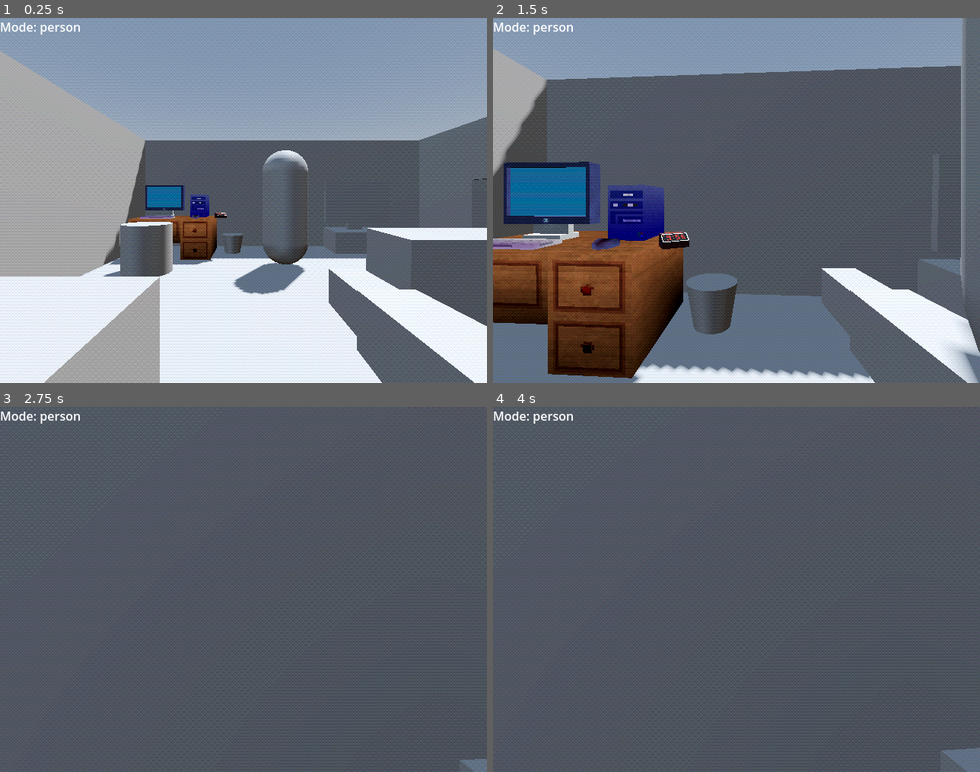
Above: before the commit, frames 1-4 (two rows, left to right).
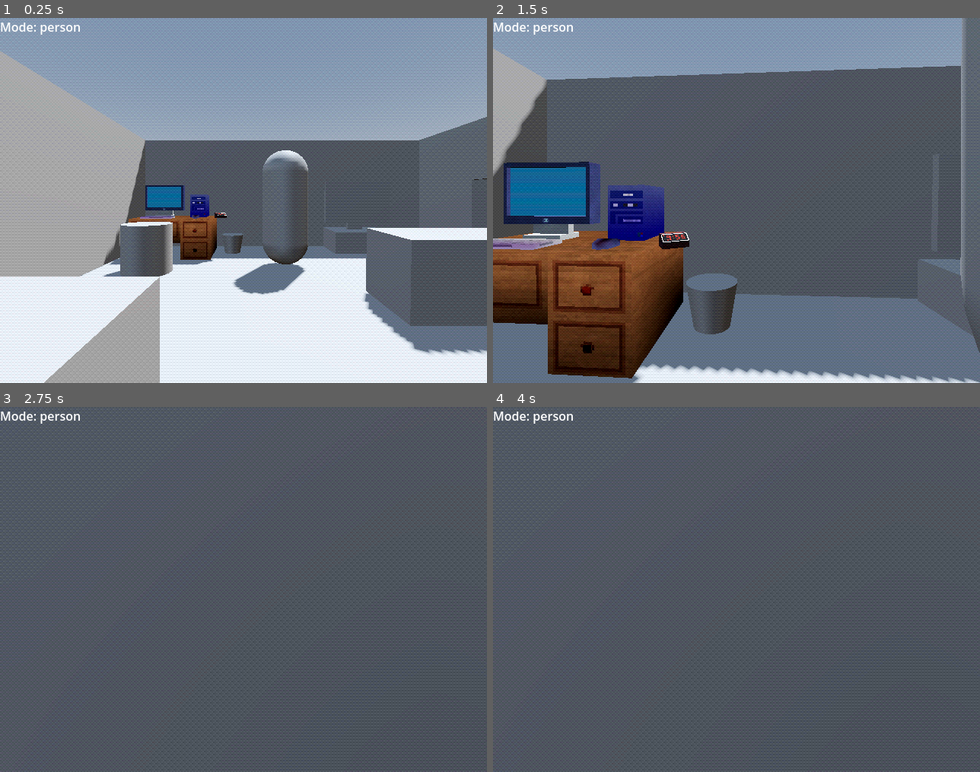
Above: after the commit, the same moments.

Repository: chrisguayara/horror_online
Game: Godot game, scene res://scenes/main.tscn
Two runs of this game, one before a commit and one after it. Both use one fixed random seed, a clock stepped at 60 frames per second and the inputs below.
Inputs (mouse positions are in pixels of both pictures, inside the frame that each line leads up to):
- Up to frame 1 (0.25 s): no input
- Up to frame 2 (1.5 s): move the mouse to (760, 200) at 0.52 s; hold W (up) from 0.53 s (still down); tap E (interact) at 0.6, 1.35 s; tap Space (jump) at 0.77 s; move the mouse to (712, 200) at 1.27 s
- Up to frame 3 (2.75 s): keep holding W (up); tap Space (jump) at 1.52 s; move the mouse to (253, 582) at 2.02 s; tap E (interact) at 2.1 s
- Up to frame 4 (4 s): keep holding W (up); tap Enter at 2.75 s; move the mouse to (731, 596) at 2.77 s; tap E (interact) at 2.85, 3.6 s; tap Space (jump) at 3.02, 3.5, 3.77 s; move the mouse to (775, 593) at 3.52 s

The runs differ from the first frame. In frame 1, 6.1% of the frame differs, in the area x 67-100%, y 68-100%; in frame 2, 6.1%; in frame 3, 0.1%; in frame 4, 0.3%.
Error before the commit: Parse Error: Cannot get return value of call to "show()" because it returns "void". (res://scenes/inventoryinhand.gd:13)

Commit message:
properInventoryAdditions

Diff:
--- a/scenes/remington.tscn
+++ b/scenes/inWorld/remington.tscn
@@ -1,4 +1,6 @@
-[gd_scene load_steps=3 format=3 uid="uid://bla1psyhvad2d"]
+[gd_scene load_steps=4 format=3 uid="uid://bla1psyhvad2d"]
+
+[ext_resource type="Script" uid="uid://cfuwmepvmv7xp" path="res://scenes/remingtonActive.gd" id="1_0dg32"]
 
 [sub_resource type="BoxMesh" id="BoxMesh_ifkkn"]
 size = Vector3(1, 0.25, 0.25)
@@ -6,10 +8,11 @@
 [sub_resource type="BoxMesh" id="BoxMesh_i5cr4"]
 size = Vector3(0.8, 0.2, 0.2)
 
-[node name="Remington" type="Node3D"]
-transform = Transform3D(-4.37114e-08, 0, 1, 0, 1, 0, -1, 0, -4.37114e-08, 0, 0, 0)
+[node name="RemingtonInHand" type="Node3D"]
+script = ExtResource("1_0dg32")
 
 [node name="Meshes" type="Node3D" parent="."]
+transform = Transform3D(-4.37114e-08, 0, 1, 0, 1, 0, -1, 0, -4.37114e-08, 0, 0, 0)
 
 [node name="maincenter" type="MeshInstance3D" parent="Meshes"]
 mesh = SubResource("BoxMesh_ifkkn")
--- a/scenes/inventoryinhand.gd
+++ b/scenes/inventoryinhand.gd
@@ -1,15 +1,23 @@
 extends Marker3D
 
 var inInventory = false
-var inventory = {}
-@export var remington : Node3D
+@export var inventory : Node3D
+
+var currentItem: Node3D = null
+
+func _ready():
+	for child in get_children():
+		child.visible = false
 
 
-func _on_inventory_active_in_hand(firstItem:String ):
+func _on_inventory_active_in_hand(itemName:String ):
 	#check dictionary for dict[firstItem]
-	var curr = ""
-	for item in inventory:
-		item.hide
-	inventory[firstItem] = show()
-
-	##fix code this is just pseudo
+	pass
+	if currentItem:
+		currentItem.visible = false
+		currentItem = null
+	if itemName in inventory:
+		currentItem = inventory.inventory[itemName]
+		currentItem.visible = true
+	else:
+		push_warning("Item %s' not found in inventory." % itemName)
--- a/scenes/main.tscn
+++ b/scenes/main.tscn
@@ -109,6 +109,9 @@
 transform = Transform3D(1, 0, 0, 0, 1, 0, 0, 0, 1, -1, 1, 5.74523)
 floor_marker = NodePath("../House/setup/PC/FloorMarker")
 
+[node name="hand" parent="player/head/camera" index="1" node_paths=PackedStringArray("inventory")]
+inventory = NodePath("../../../inventory")
+
 [node name="inventory" type="Node3D" parent="player"]
 script = ExtResource("3_tbgi4")
 
--- /dev/null
+++ b/scenes/pickup.gd
@@ -0,0 +1,18 @@
+extends Interactable
+
+@export var item_name: String
+@export var item_description: String
+@export var item_scene: PackedScene
+
+func interact(body):
+	var item_data = {
+		"name": item_name,
+		"description": item_description,
+		"scene": item_scene
+	}
+
+	if body.add_to_inventory(item_data):
+		print("Picked up:", item_name)
+		queue_free()
+	else:
+		print("Inventory full")
--- /dev/null
+++ b/scenes/pickups/remington_pickup.tscn
@@ -0,0 +1,10 @@
+[gd_scene load_steps=3 format=3 uid="uid://cue3ni070rfje"]
+
+[ext_resource type="Script" uid="uid://d4kjhlvgagwuj" path="res://scenes/pickup.gd" id="1_obwjh"]
+[ext_resource type="PackedScene" uid="uid://bla1psyhvad2d" path="res://scenes/inWorld/remington.tscn" id="2_10jtr"]
+
+[node name="RemingtonPickup" type="Node3D"]
+script = ExtResource("1_obwjh")
+item_name = "Revienne 10"
+item_description = "Pump-action Shotgun"
+item_scene = ExtResource("2_10jtr")
--- a/scenes/player.tscn
+++ b/scenes/player.tscn
@@ -4,7 +4,7 @@
 [ext_resource type="Script" uid="uid://bdi8pev0qd8kc" path="res://scripts/player.gd" id="1_g2els"]
 [ext_resource type="PackedScene" uid="uid://bjnoupe4adxxd" path="res://scripts/interact_ray.tscn" id="3_qhqgy"]
 [ext_resource type="Script" uid="uid://ctcgcf3b3eh46" path="res://scenes/inventoryinhand.gd" id="4_dqkch"]
-[ext_resource type="PackedScene" uid="uid://bla1psyhvad2d" path="res://scenes/remington.tscn" id="5_qlg0r"]
+[ext_resource type="PackedScene" uid="uid://bla1psyhvad2d" path="res://scenes/inWorld/remington.tscn" id="5_qlg0r"]
 
 [sub_resource type="CapsuleShape3D" id="CapsuleShape3D_u8vuu"]
 height = 1.9265
--- /dev/null
+++ b/scenes/remingtonActive.gd
@@ -0,0 +1,21 @@
+extends Node3D
+
+var damage = 20
+var spread= 1.5
+var fire_rate = 0.5
+
+var can_shoot : bool =  true
+
+var maxAmmo =  6
+var currAmmo = 6
+
+
+func _physics_process(delta):
+	if currAmmo <=0:
+		can_shoot = false
+	pass
+
+func on_shoot():
+	if not can_shoot:
+		return
+	print("BANG! %d Damage Done!" %damage)
--- a/scripts/player/inventory.gd
+++ b/scripts/player/inventory.gd
@@ -10,19 +10,26 @@
 func checkActive():
 	if main_inventory:
 		var activeHandItem = main_inventory[0]
-		emit_signal("activeInHand",main_inventory[0])
+		emit_signal("activeInHand", activeHandItem)
+		for child in hand.get_children():
+			child.visible = false
+		if "node" in activeHandItem:
+			activeHandItem["node"].visible = true
 		#this makes it so that the first item in inventory will always be the in hand item.
 
 
 func add_to_inventory(item: Dictionary):
-
-
 	if itemAmount < inventory_space:
 		main_inventory.append(item)
+		itemAmount += 1
 		emit_signal("addSound", "inventory")
+		if main_inventory.size() == 1:
+			checkActive()
 		return true
 	return false
 
-func remove_item(item) :
+func remove_item(item):
 	if item in main_inventory:
 		main_inventory.erase(item)
+		itemAmount -= 1
+		checkActive()
Not shown, added: scenes/pickup.gd.uid
Not shown, added: scenes/remingtonActive.gd.uid
